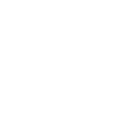
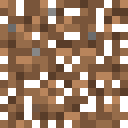
Revision of a layered 128px x 128px image; what changed, layer by layer:
added layer "new 5" above "new 4" over [0,0,128,128]
